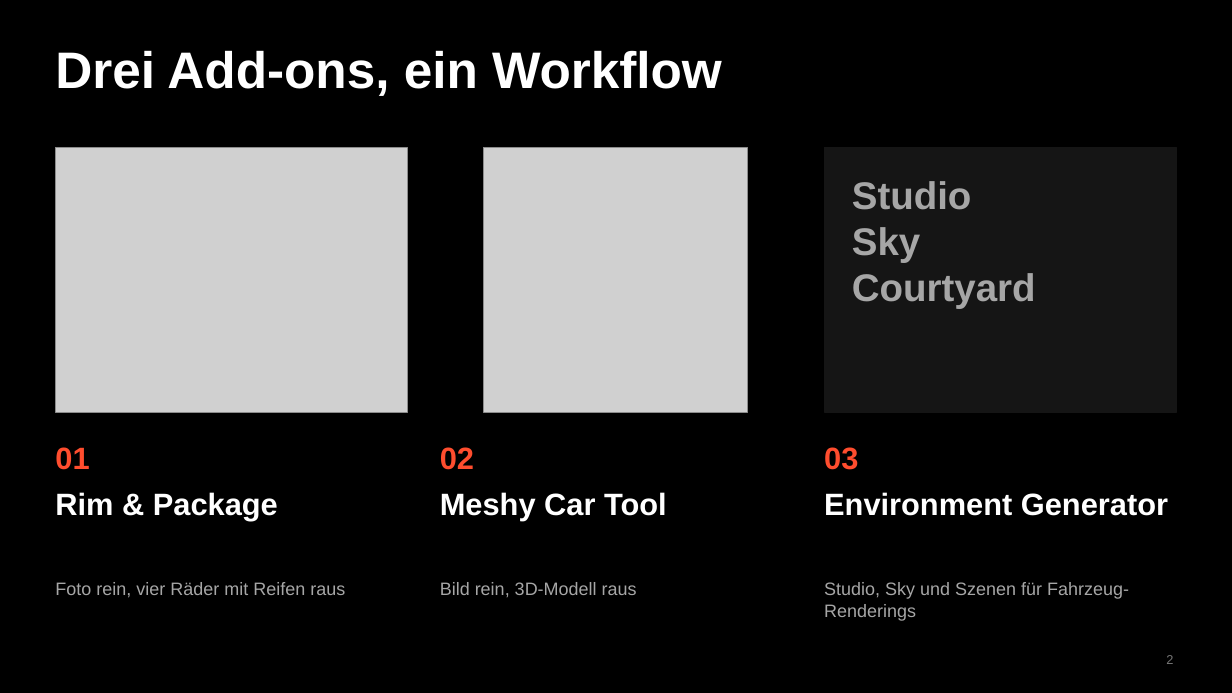
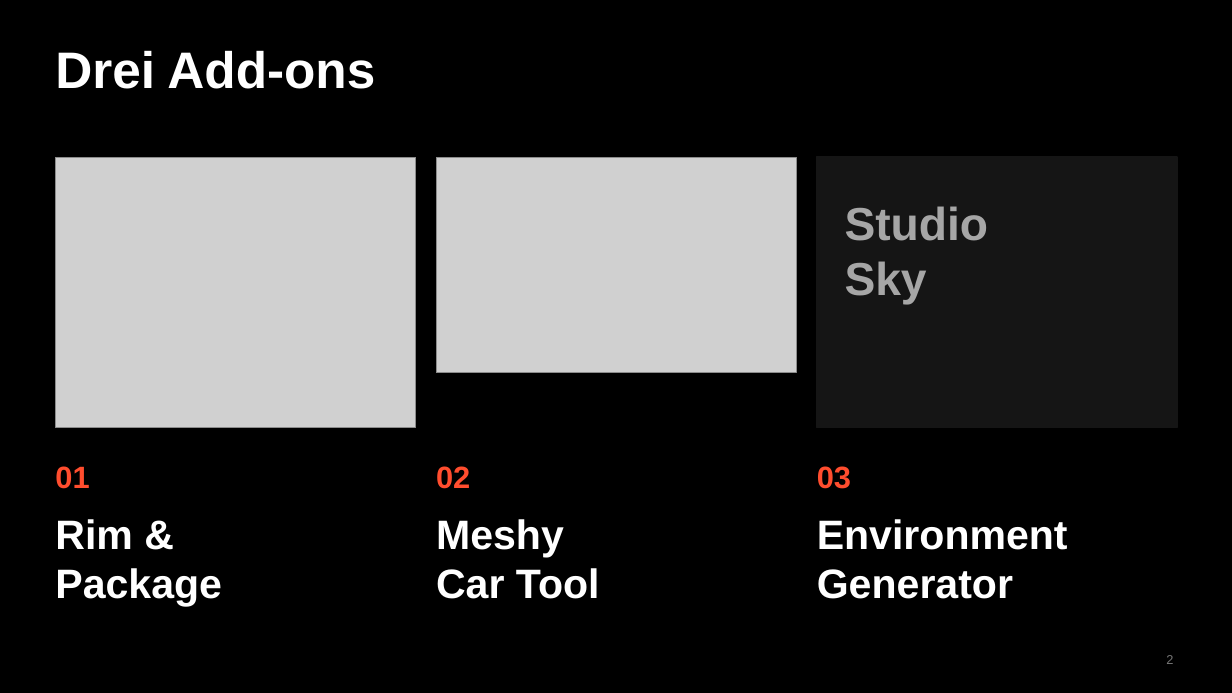
Before and after one commit to 5jn2zm8msr-ship-it/Test01, a slide deck: slide 2 of praesentation/Felgen_Add-ons.pptx. Drawn at 1232x693 pixels with LibreOffice and Linux fonts; fonts in the diff are those of the drawing; grey boxes stand for pictures. Boxes give left, top, right and bottom in pixels: in the first picture for what was removed or moved away, otherwise in the second. Text is boxed around its words. In the diff, an @@ line names an element or a change of style, - is before the commit and + after.

```diff
--- a/praesentation/Felgen_Add-ons.pptx
+++ b/praesentation/Felgen_Add-ons.pptx
@@ title at (55,50,375,89): text changed @@
-Drei Add-ons, ein Workflow
+Drei Add-ons
@@ picture: place and size @@
-picture at (55,148,408,412)
+picture at (55,157,416,428)
@@ picture: place and size @@
-picture at (484,148,749,412)
+picture at (436,157,797,372)
@@ rectangle: place and size @@
-rectangle at (824,148,1177,412)
+rectangle at (817,157,1177,428)
@@ text "Studio": place and size @@
-text "Studio" at (852,181,1036,309)
+text "Studio" at (845,206,988,305)
@@ text "Studio" at (845,206,988,305): size 30 to 36 pt @@
@@ text at (852,273,1036,309): paragraph removed @@
-Courtyard
@@ text "01": place and size @@
-text "01" at (55,447,89,470)
+text "01" at (55,466,89,489)
@@ text "02": place and size @@
-text "02" at (440,447,474,470)
+text "02" at (436,466,470,489)
@@ text "03": place and size @@
-text "03" at (824,447,858,470)
+text "03" at (817,466,851,489)
@@ text at (55,519,222,606): text changed; size 24 to 32 pt @@
-Rim & Package
+Rim &
+Package
@@ text at (436,519,600,599): text changed; size 24 to 32 pt @@
-Meshy Car Tool
+Meshy
+Car Tool
@@ text at (817,519,1068,599): text changed; size 24 to 32 pt @@
-Environment Generator
+Environment
+Generator
@@ text removed at (55,582,345,598) @@
-Foto rein, vier Räder mit Reifen raus
@@ text removed at (440,582,637,597) @@
-Bild rein, 3D-Modell raus
@@ text removed at (824,582,1129,621) @@
-Studio, Sky und Szenen für Fahrzeug-Renderings
```
Also in this commit, not shown: 5 other slides changed, 10 slides added, 10 slides removed, 1 other file.
